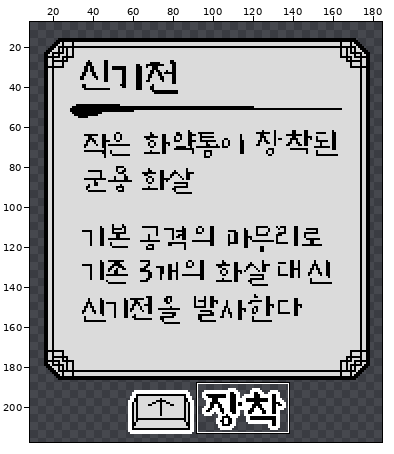
Pixel-art file -- 과거시험 시제/이미지 작업/item/demo_sin_info.aseprite. Above: a wide view before the commit, with the close-up outlined.
Close-up. Old version:
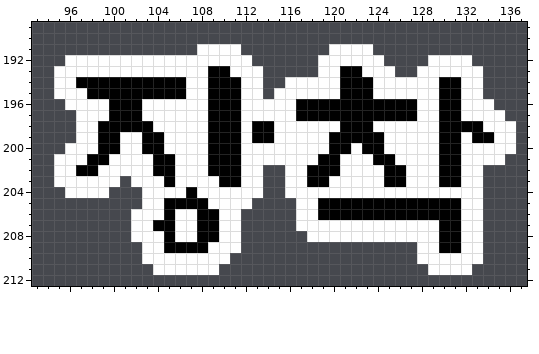
196x256 pixels, 1 frame. Shown: x 93..137, y 189..212. The wide view leaves out empty margins. The commit also changed other parts of the picture, which this record leaves out.
After the commit:
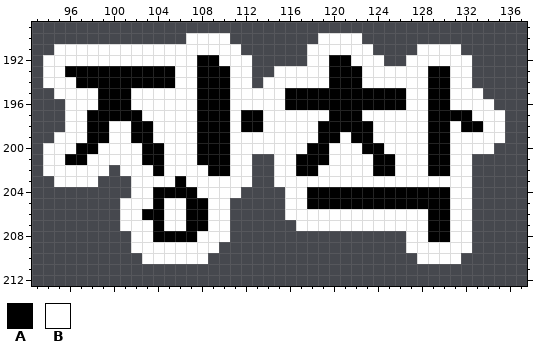
Palette (. is transparent): A #000000  B #ffffff
Change:
Layers "Group 1/button", "Group 1/Layer 1":
y 190: x 107..110 .... -> BBBB; x 119..122 .... -> BBBB
y 191: x 95..107 ............. -> BBBBBBBBBBBBB; x 118..119 .. -> BB; x 128..131 .... -> BBBB
y 192: x 94..95 .. -> BB; x 108..109 BB -> AA; x 118 . -> B; x 120..121 BB -> AA; x 127..128 .. -> BB
y 193: x 94 . -> B; x 96..105 BBBBBBBBBB -> AAAAAAAAAA; x 108 B -> A; x 113 B -> .; x 115..118 .... -> BBBB; x 120 B -> A; x 126..127 .. -> BB; x 129..130 BB -> AA; x 133 B -> .
y 194: x 94 . -> B; x 106 A -> B; x 108 B -> A; x 111 A -> B; x 113..115 B.. -> .BB; x 120 B -> A; x 123 A -> B; x 129 B -> A; x 131 A -> B; x 133 B -> .
y 195: x 98 A -> B; x 102..106 AAAAA -> BBBBB; x 108 B -> A; x 111 A -> B; x 114 . -> B; x 116..120 BBBBB -> AAAAA; x 124..126 BBB -> AAA; x 129 B -> A; x 131 A -> B
y 196: x 99 B -> A; x 102 A -> B; x 108 B -> A; x 111 A -> B; x 116 B -> A; x 127 A -> B; x 129 B -> A; x 131 A -> B
y 197: x 96 . -> B; x 98..99 BB -> AA; x 108 B -> A; x 111..113 ABB -> BAA; x 117..119 AAA -> BBB; x 123..127 AAAAA -> BBBBB; x 129 B -> A; x 132 B -> A
y 198: x 96 . -> B; x 98 B -> A; x 100..101 AA -> BB; x 108 B -> A; x 111..112 AB -> BA; x 114 A -> B; x 119..120 BB -> AA; x 129 B -> A; x 131 A -> B; x 136 B -> .
y 199: x 95..96 .. -> BB; x 98 B -> A; x 100 A -> B; x 102 B -> A; x 104 A -> B; x 108 B -> A; x 111 A -> B; x 113..114 AA -> BB; x 119 B -> A; x 121 A -> B; x 124 A -> B; x 129 B -> A; x 131 A -> B; x 133..134 AA -> BB; x 136 B -> .
y 200: x 94..95 .. -> BB; x 97..100 BBAA -> AABB; x 108 B -> A; x 111 A -> B; x 118..121 BBAA -> AABB; x 129 B -> A; x 131 A -> B; x 135..136 BB -> ..
y 201: x 94 . -> B; x 96..99 BBAA -> AABB; x 103 B -> A; x 105 A -> B; x 108 B -> A; x 111 A -> B; x 113..114 BB -> ..; x 117..118 BB -> AA; x 120 A -> B; x 129 B -> A; x 131 A -> B; x 133..135 BBB -> ...
y 202: x 94 . -> B; x 97..98 AA -> BB; x 100 B -> .; x 105 A -> B; x 111 A -> B; x 113 B -> .; x 115 . -> B; x 117 B -> A; x 119..120 AA -> BB; x 124 B -> A; x 126 A -> B; x 129 B -> A; x 131 A -> B; x 133 B -> .
y 203: x 99..100 BB -> ..; x 105..106 AB -> BA; x 110..111 AA -> BB; x 113 B -> .; x 115 . -> B; x 118..119 AA -> BB; x 125..126 AA -> BB; x 130..131 AA -> BB; x 133 B -> .
y 204: x 96..99 BBBB -> ....; x 102 . -> B; x 104..106 BBB -> AAA; x 112..113 BB -> ..; x 118..130 BBBBBBBBBBBBB -> AAAAAAAAAAAAA; x 133 B -> .
y 205: x 101..102 .. -> BB; x 104..106 BAA -> ABB; x 111..112 BB -> ..; x 116 . -> B; x 118 B -> A; x 131 A -> B; x 133 B -> .
y 206: x 101 . -> B; x 103..105 BBA -> AAB; x 107 B -> A; x 109 A -> B; x 111 B -> .; x 116 . -> B; x 119..128 AAAAAAAAAA -> BBBBBBBBBB; x 131 A -> B; x 133 B -> .
y 207: x 101 . -> B; x 105 A -> B; x 107 B -> A; x 109 A -> B; x 111 B -> .; x 129 B -> A; x 131 A -> B; x 133 B -> .
y 208: x 104 B -> A; x 106..109 BBAA -> AABB; x 111 B -> .; x 118..126 BBBBBBBBB -> .........; x 129 B -> A; x 131 A -> B; x 133 B -> .
y 209: x 102 . -> B; x 105..108 AAAA -> BBBB; x 110..111 BB -> ..; x 127 . -> B; x 130..131 AA -> BB; x 133 B -> .
y 210: x 109..110 BB -> ..; x 132..133 BB -> ..
y 211: x 104..109 BBBBBB -> ......; x 129..132 BBBB -> ....
